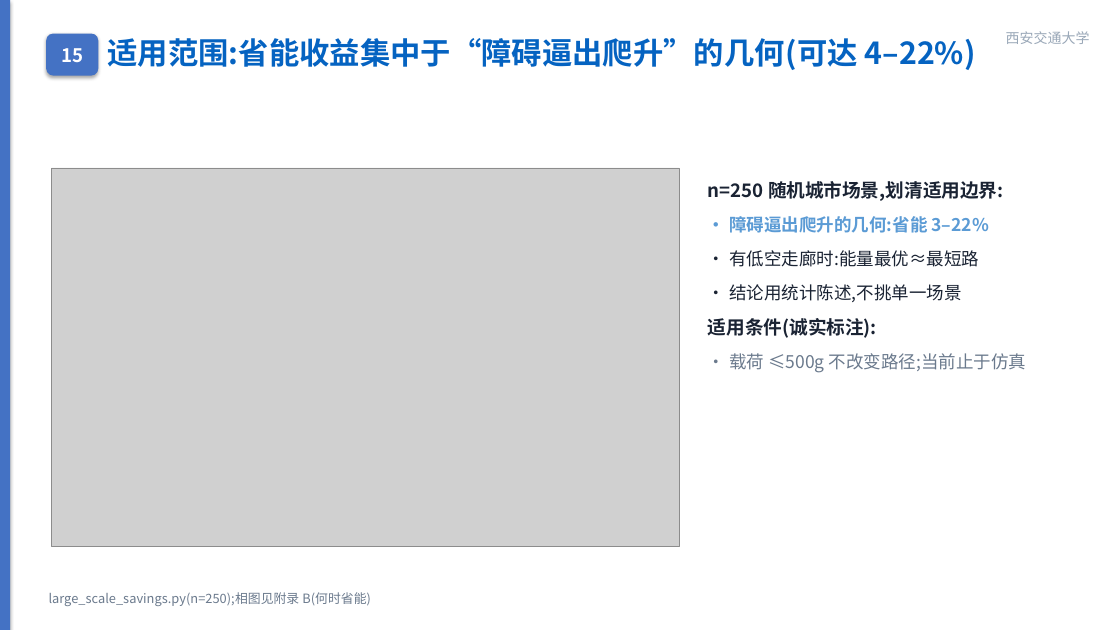
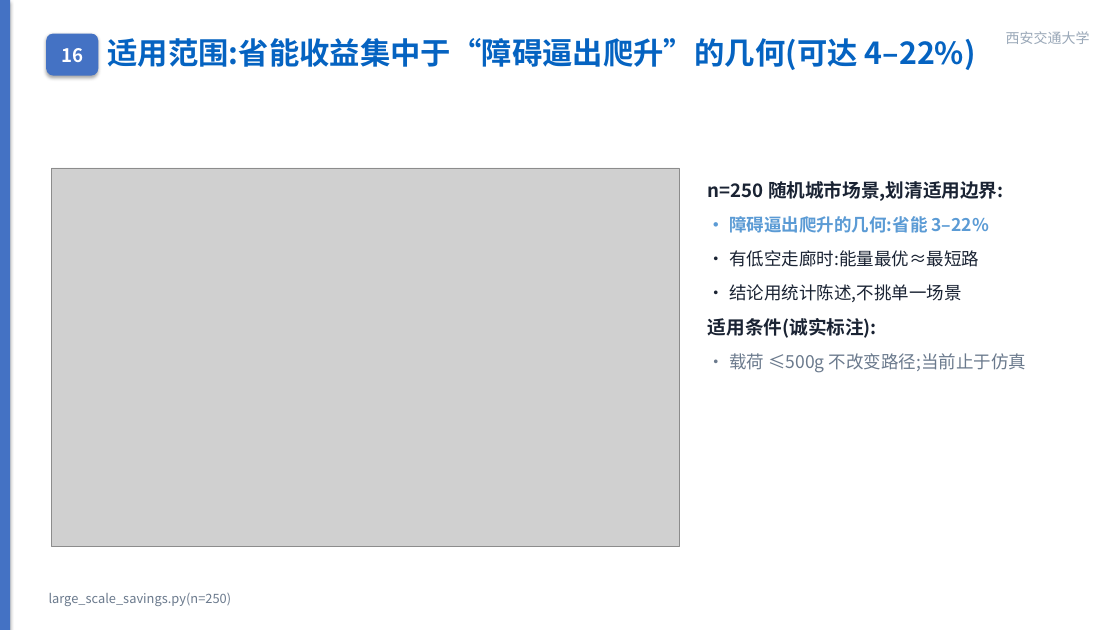
Before and after one commit to wbz0429/PathPlanningwithEnergy, a slide deck: slide 19 of autoresearch/energy_m100/experiments/midterm_defense.pptx (slide 18 before the commit). Drawn at 1120x630 pixels with LibreOffice and Linux fonts; fonts in the diff are those of the drawing; grey boxes stand for pictures. Boxes give left, top, right and bottom in pixels: in the first picture for what was removed or moved away, otherwise in the second. Text is boxed around its words. In the diff, an @@ line names an element or a change of style, - is before the commit and + after.

```diff
--- a/autoresearch/energy_m100/experiments/midterm_defense.pptx
+++ b/autoresearch/energy_m100/experiments/midterm_defense.pptx
@@ text in rounded rectangle at [61,48,83,62]: text changed @@
-15
+16
@@ text at [49,593,232,606]: text changed @@
-large_scale_savings.py(n=250);相图见附录 B(何时省能)
+large_scale_savings.py(n=250)
```
Also in this commit, not shown: 10 other slides changed, 5 slides removed, 3 other files.
